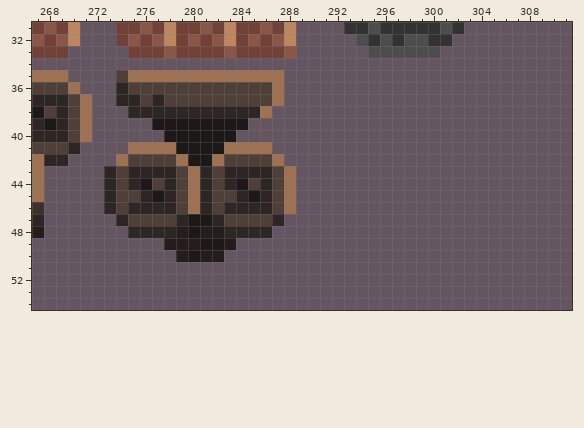
Pixel-art file: Assets/AngeliA Game/Artwork/Environment/EnvironmentBack.ase. Above, as it was before the edit.
512x512 pixels, 1 frame. Colours within 5 levels of each other are drawn and written as one. Shown: x 267..311, y 31..54.
The result:
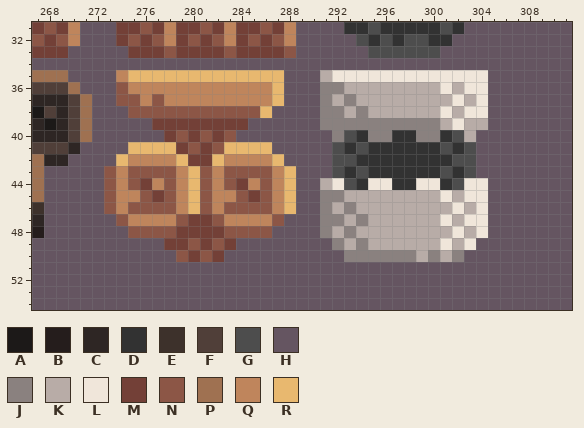
Palette (. is transparent): A #1c1918  B #251d1c  C #2e2624  D #323232  E #3d312b  F #503f39  G #4d4d4d  H #655561  J #8a817f  K #b8aca7  L #f0e6da  M #734037  N #8c5646  P #9f7151  Q #bf855c  R #e8b86f
The exact change:
--- layer "Environment"
@@ x 267..311 @@
 34 HHHHHHHHHHHHHHHHHHHHHHHHHHHHHHHHHHHHHHHHHHHHH
-35 PPPHHHHFPPPPPPPPPPPPPHHHHHHHHHHHHHHHHHHHHHHHH
-36 FFFPHHHCFFFFFFFFFFFFPHHHHHHHHHHHHHHHHHHHHHHHH
-37 CCCFPHHCCFCFFFFFFFFFPHHHHHHHHHHHHHHHHHHHHHHHH
-38 AFCFPHHHCCCCCCCCCCCPHHHHHHHHHHHHHHHHHHHHHHHHH
-39 CACFPHHHHHAAAAAAAAHHHHHHHHHHHHHHHHHHHHHHHHHHH
-40 CCCFPHHHHHHAAAAAAHHHHHHHHHHHHHHHHHHHHHHHHHHHH
-41 FFFCHHHHPPPPAAAAPPPPHHHHHHHHHHHHHHHHHHHHHHHHH
-42 PCCHHHHPFFFFPAAPFFFFPHHHHHHHHHHHHHHHHHHHHHHHH
-43 PHHHHHCFCCCCFPCFCCCCFPHHHHHHHHHHHHHHHHHHHHHHH
-44 PHHHHHCFCAFCFPCFCAFCFPHHHHHHHHHHHHHHHHHHHHHHH
-45 PHHHHHCFFCACFPCFFCACFPHHHHHHHHHHHHHHHHHHHHHHH
-46 EHHHHHCFCCCCFPCFCCCCFPHHHHHHHHHHHHHHHHHHHHHHH
-47 CHHHHHHCFFFFCAACFFFFCHHHHHHHHHHHHHHHHHHHHHHHH
-48 BHHHHHHHCCCCBABBCCCCHHHHHHHHHHHHHHHHHHHHHHHHH
-49 HHHHHHHHHHHBBBAABHHHHHHHHHHHHHHHHHHHHHHHHHHHH
-50 HHHHHHHHHHHHBABBHHHHHHHHHHHHHHHHHHHHHHHHHHHHH
+35 PPPHHHHQRRRRRRRRRRRRRHHHKLLLLLLLLLLLLLHHHHHHH
+36 FFFPHHHNQQQQQQQQQQQQRHHHJJKKKKKKKKLKLLHHHHHHH
+37 CCCFPHHNNQNQQQQQQQQQRHHHJKJKKKKKKKKLKLHHHHHHH
+38 AFCFPHHHNNNNNNNNNNNRHHHHJJKJKKKKKKLKLLHHHHHHH
+39 CACFPHHHHHMMMMMMMMHHHHHHJJJJJJJJJJKLKKHHHHHHH
+40 CCCFPHHHHHHMNMNMNHHHHHHHHJGDJJDDJJDGKHHHHHHHH
+41 FFFCHHHHRRRRMNMNRRRRHHHHHGDGDDDDDDGDGHHHHHHHH
+42 PCCHHHHRQQQQRMMRQQQQRHHHHGGDDDDDDDDGGHHHHHHHH
+43 PHHHHHNQNNNNQRNQNNNNQRHHHGDGDDDDDDGDGHHHHHHHH
+44 PHHHHHNQNMQNQRNQNMQNQRHHKLGDLLDDLLDGLLHHHHHHH
+45 PHHHHHNQQNMNQRNQQNMNQRHHJJKKKKKKKKLKLLHHHHHHH
+46 EHHHHHNQNNNNQRNQNNNNQRHHJKJKKKKKKKKLKLHHHHHHH
+47 CHHHHHHNQQQQNMMNQQQQNHHHJJKJKKKKKKLKLLHHHHHHH
+48 BHHHHHHHNNNNMMMMNNNNHHHHJKJKKKKKKKKLKLHHHHHHH
+49 HHHHHHHHHHHMMNMNMHHHHHHHHJKJKKKKKKLKLHHHHHHHH
+50 HHHHHHHHHHHHNMNMHHHHHHHHHHJJJJJJKJKJHHHHHHHHH
 51 HHHHHHHHHHHHHHHHHHHHHHHHHHHHHHHHHHHHHHHHHHHHH
Where, in picture pixels (left, top, right, bottom), the same in both pictures:
changed: (104, 70, 488, 262)
